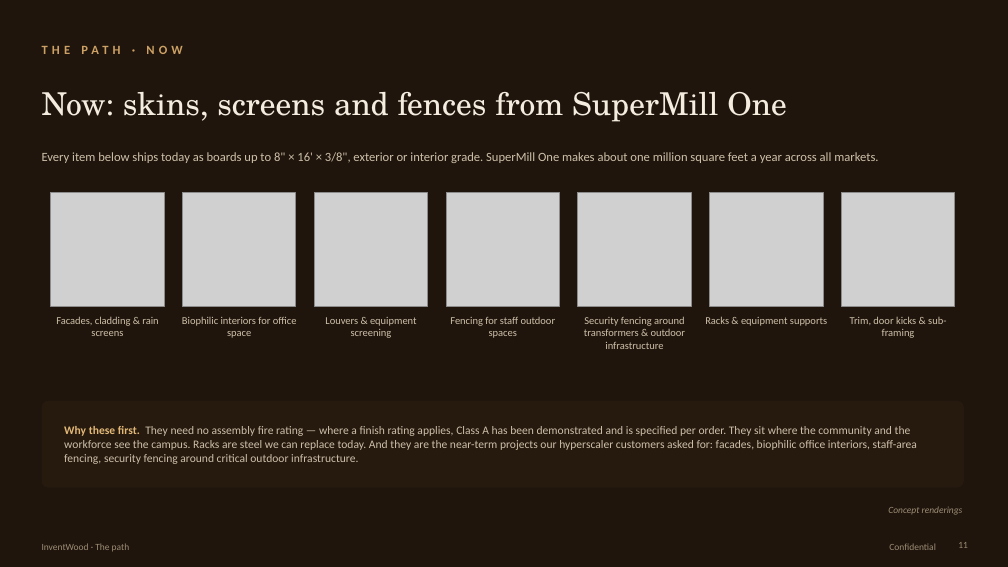
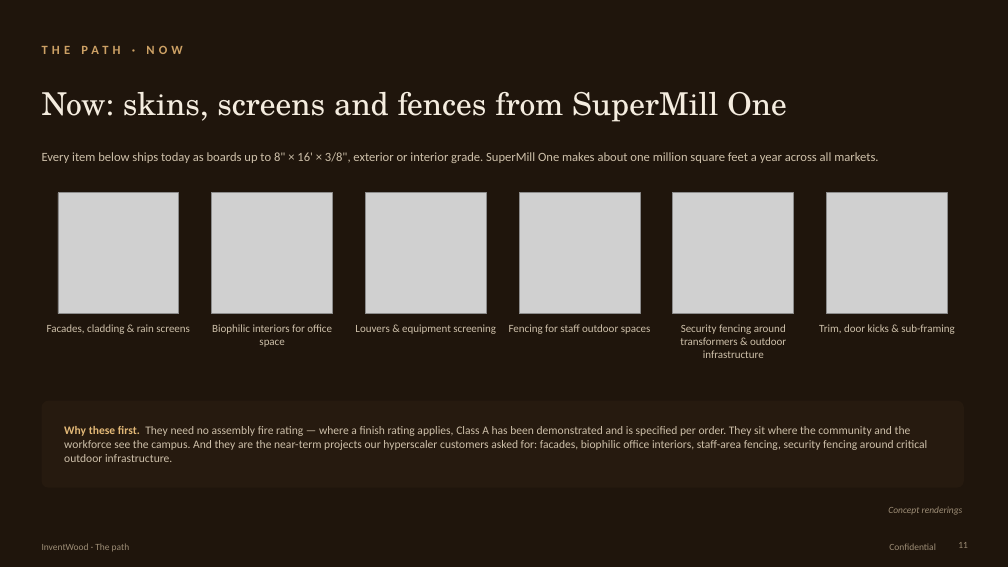
Before and after one commit to alau-hi/decks, a slide deck: slide 11 of superwood-datacenter-investor/SUPERWOOD-for-Data-Centers-Companion.pptx. Drawn at 1008x567 pixels with LibreOffice and Linux fonts; fonts in the diff are those of the drawing; grey boxes stand for pictures. Boxes give left, top, right and bottom in pixels: in the first picture for what was removed or moved away, otherwise in the second. Text is boxed around its words. In the diff, an @@ line names an element or a change of style, - is before the commit and + after.

```diff
--- a/superwood-datacenter-investor/SUPERWOOD-for-Data-Centers-Companion.pptx
+++ b/superwood-datacenter-investor/SUPERWOOD-for-Data-Centers-Companion.pptx
@@ picture: place and size @@
-picture at [51, 193, 164, 306]
+picture at [58, 193, 179, 314]
@@ picture: place and size @@
-picture at [182, 193, 296, 306]
+picture at [212, 193, 333, 314]
@@ picture: place and size @@
-picture at [315, 193, 428, 306]
+picture at [365, 193, 486, 314]
@@ picture: place and size @@
-picture at [446, 193, 560, 306]
+picture at [520, 193, 640, 314]
@@ picture: place and size @@
-picture at [578, 193, 691, 306]
+picture at [673, 193, 794, 314]
@@ picture removed at [710, 193, 823, 306] @@
@@ picture: place and size @@
-picture at [842, 193, 955, 306]
+picture at [827, 193, 948, 314]
@@ text "Facades, cladding & rain screens": place and size @@
-text "Facades, cladding & rain screens" at [56, 316, 158, 336]
+text "Facades, cladding & rain screens" at [47, 324, 190, 334]
@@ text "Biophilic interiors for office space": place and size @@
-text "Biophilic interiors for office space" at [182, 317, 297, 338]
+text "Biophilic interiors for office space" at [212, 324, 332, 347]
@@ text "Louvers & equipment screening": place and size @@
-text "Louvers & equipment screening" at [325, 317, 417, 338]
+text "Louvers & equipment screening" at [355, 324, 496, 334]
@@ text "Fencing for staff outdoor spaces": place and size @@
-text "Fencing for staff outdoor spaces" at [450, 317, 556, 338]
+text "Fencing for staff outdoor spaces" at [509, 324, 651, 334]
@@ text "Security fencing around transformers & ...": place and size @@
-text "Security fencing around transformers & ..." at [584, 317, 686, 349]
+text "Security fencing around transformers & ..." at [680, 324, 786, 358]
@@ text removed at [705, 316, 827, 326] @@
-Racks & equipment supports
@@ size 10 to 10.5 pt in 6 elements at [47, 324, 190, 334], [212, 324, 332, 347], [355, 324, 496, 334], [509, 324, 651, 334], [680, 324, 786, 358], [819, 324, 954, 334] @@
@@ text "Trim, door kicks & sub-framing": place and size @@
-text "Trim, door kicks & sub-framing" at [850, 316, 946, 338]
+text "Trim, door kicks & sub-framing" at [819, 324, 954, 334]
@@ text at [64, 426, 927, 462]: text changed @@
-Why these first. They need no assembly fire rating — where a finish rating applies, Class A has been demonstrated and is specified per order. They sit where the community and the workforce see the campus. Racks are steel we can replace today. And they are the near-term projects our hyperscaler customers asked for: facades, biophilic office interiors, staff-area fencing, security fencing around critical outdoor infrastructure.
+Why these first. They need no assembly fire rating — where a finish rating applies, Class A has been demonstrated and is specified per order. They sit where the community and the workforce see the campus. And they are the near-term projects our hyperscaler customers asked for: facades, biophilic office interiors, staff-area fencing, security fencing around critical outdoor infrastructure.
```
Also in this commit, not shown: 6 other slides changed, 17 other files.
